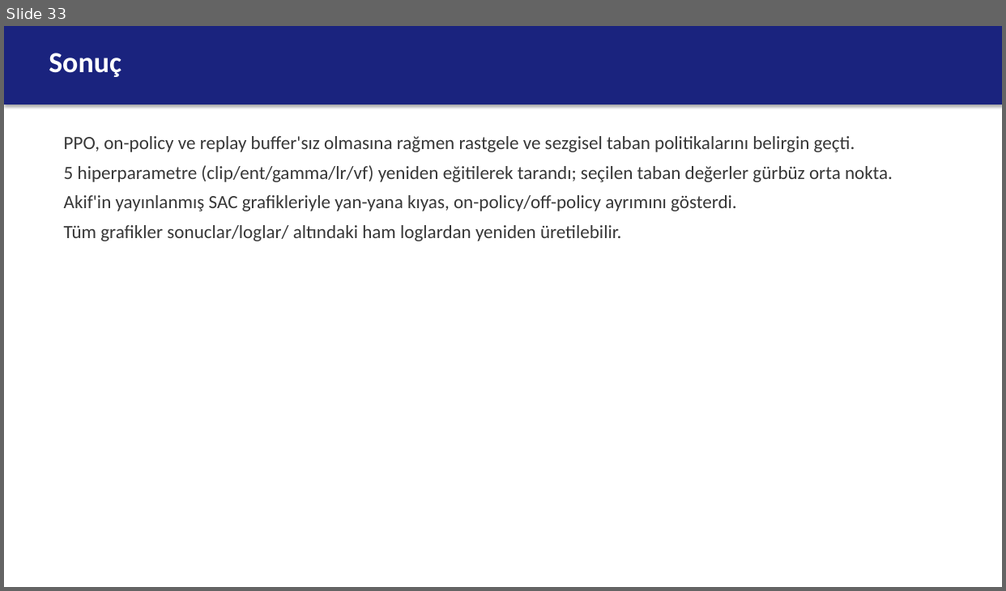
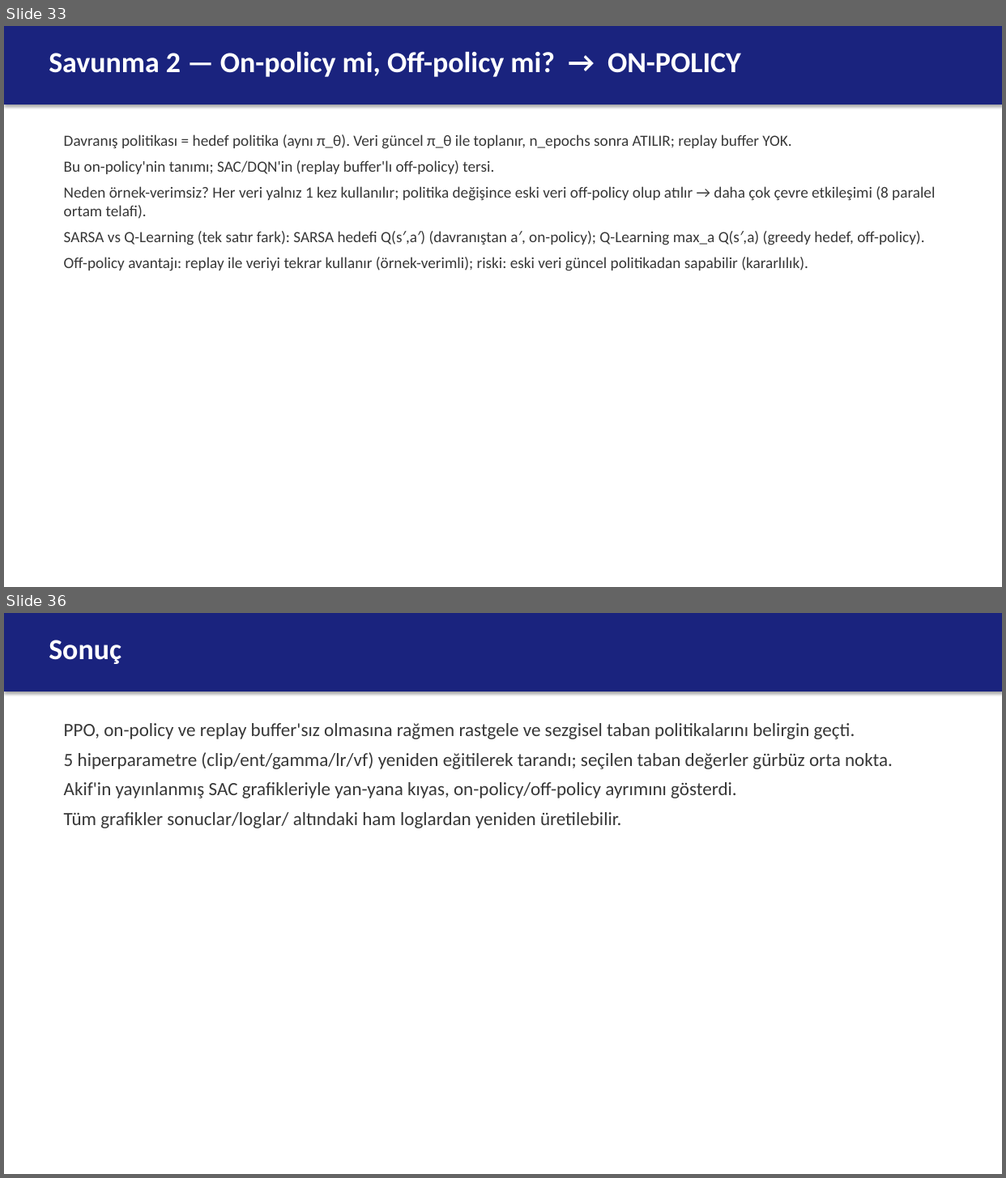
Before and after one commit to berkeryigit/rl_drone_pathfinding, a slide deck: deliverables/sunum/220202046_sunum.pptx. Shown one above the other, each under a label of ours: slide 33 before the commit, slides 33 and 36 after it; the slides between them are not shown. The pictures are 1006x591 and 1006x1178 pixels, drawn with LibreOffice and Linux fonts; fonts in the diff are those of the drawing. Boxes give left, top, right and bottom in pixels: in the first picture for what was removed or moved away, otherwise in the second. Text is boxed around its words. In the diff, an @@ line names an element or a change of style, - is before the commit and + after.

Commit message:
savunma: rapor+sunum detaylandirildi (4 alan, stokastiklik degerleri+kod satiri+ornek, her isterler.md sorusu gerekceli)
- rapor Bolum 9: 4 alt-bolum, sigma degerleri, p(s'|s,a) ornegi, top/Atari analojileri, belief state
- sunum: tek savunma slaydi -> 4 detayli slayt + Ortam slaytina stokastiklik degerleri
- DesignFolder/prompt.md ayni detayla guncellendi

```diff
--- a/deliverables/sunum/220202046_sunum.pptx
+++ b/deliverables/sunum/220202046_sunum.pptx
@@ slide 33 added at [4,26,1002,587], background #FFFFFF @@
@@ rectangle added at [4,26,1002,105], fill #1A237E @@
@@ text added at [49,51,741,77], 28 pt, text #FFFFFF, bold @@
+Savunma 2 — On-policy mi, Off-policy mi? → ON-POLICY
@@ text added at [64,135,935,271], 15 pt, text #373737 @@
+Davranış politikası = hedef politika (aynı π_θ). Veri güncel π_θ ile toplanır, n_epochs sonra ATILIR; replay buffer YOK.
+Bu on-policy'nin tanımı; SAC/DQN'in (replay buffer'lı off-policy) tersi.
+Neden örnek-verimsiz? Her veri yalnız 1 kez kullanılır; politika değişince eski veri off-policy olup atılır → daha çok çevre etkileşimi (8 paralel ortam telafi).
+SARSA vs Q-Learning (tek satır fark): SARSA hedefi Q(s′,a′) (davranıştan a′, on-policy); Q-Learning max_a Q(s′,a) (greedy hedef, off-policy).
+Off-policy avantajı: replay ile veriyi tekrar kullanır (örnek-verimli); riski: eski veri güncel politikadan sapabilir (kararlılık).
@@ what was slide 33 is now slide 36 @@
```
Also in this commit, not shown: 1 slide changed, 3 other slides added, 1 slide removed, 4 other files.
